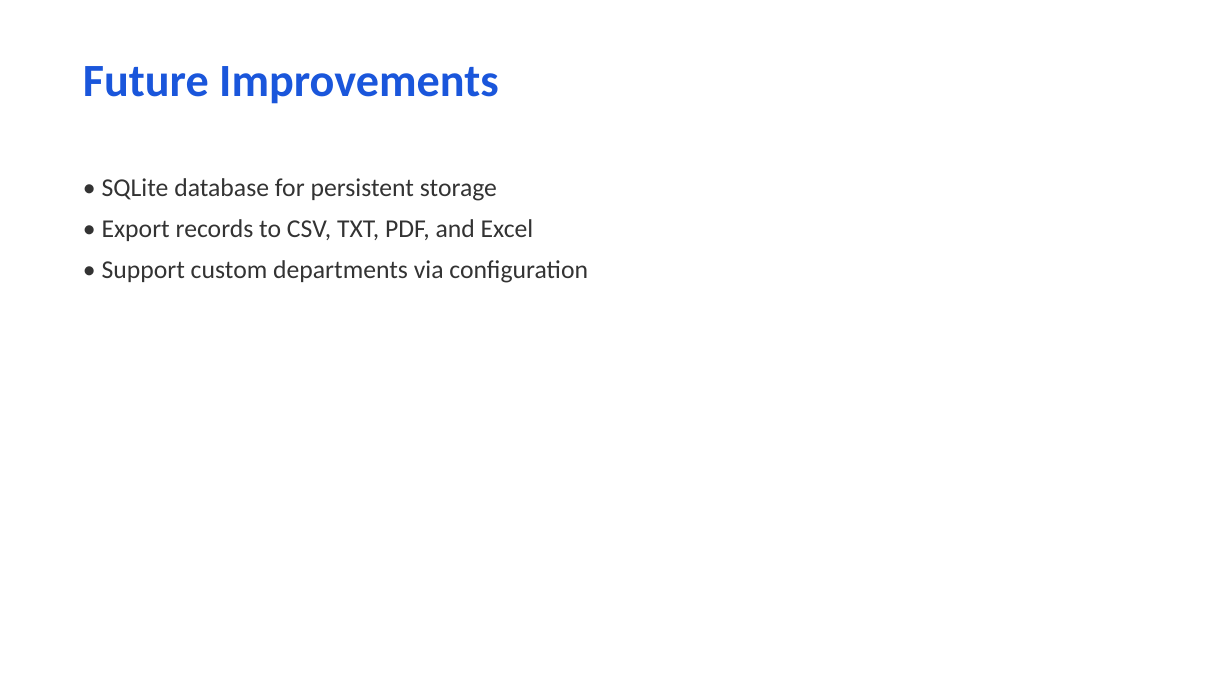
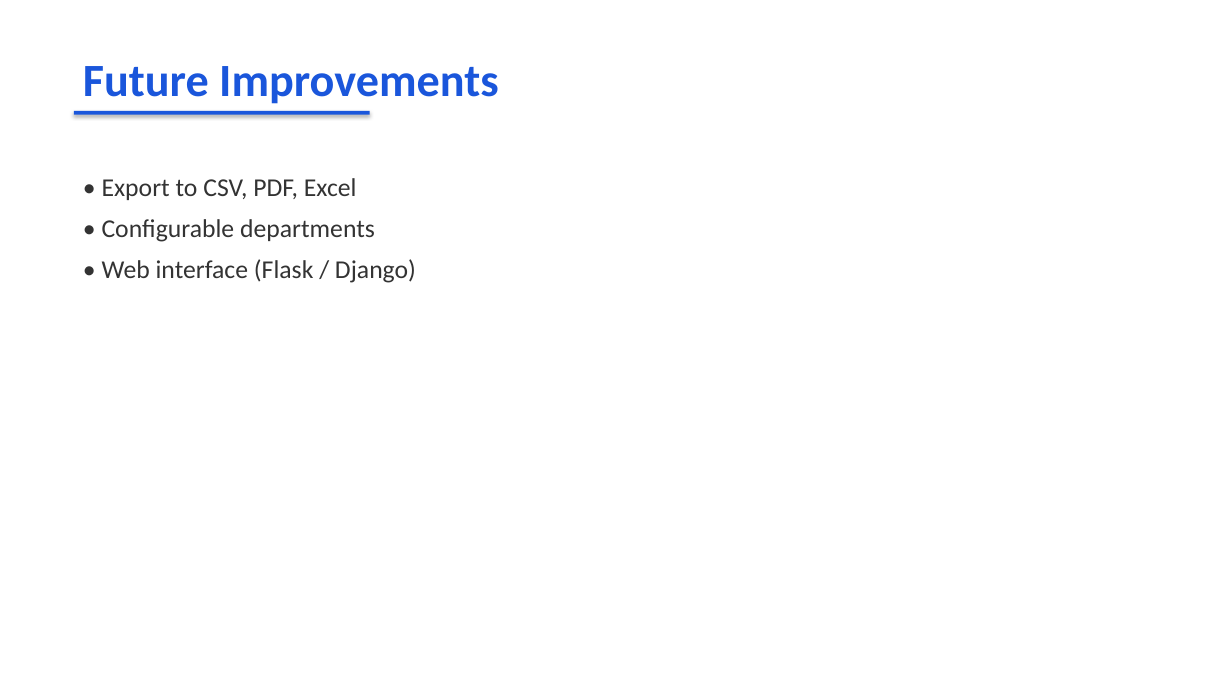
Before and after one commit to Belvah/employees-records-system, a slide deck: slide 13 of Employee_Records_System_Presentation.pptx (slide 12 before the commit). Drawn at 1232x693 pixels with LibreOffice and Linux fonts; fonts in the diff are those of the drawing. Boxes give left, top, right and bottom in pixels: in the first picture for what was removed or moved away, otherwise in the second. Text is boxed around its words. In the diff, an @@ line names an element or a change of style, - is before the commit and + after.

```diff
--- a/Employee_Records_System_Presentation.pptx
+++ b/Employee_Records_System_Presentation.pptx
@@ rectangle added at (x1=74, y1=111, x2=370, y2=115), fill #1A56DB @@
@@ text at (x1=102, y1=178, x2=416, y2=283): text changed @@
-• SQLite database for persistent storage
-• Export records to CSV, TXT, PDF, and Excel
-• Support custom departments via configuration
+• Export to CSV, PDF, Excel
+• Configurable departments
+• Web interface (Flask / Django)
```
Also in this commit, not shown: 10 other slides changed, 5 slides added, 4 slides removed, 8 other files.
